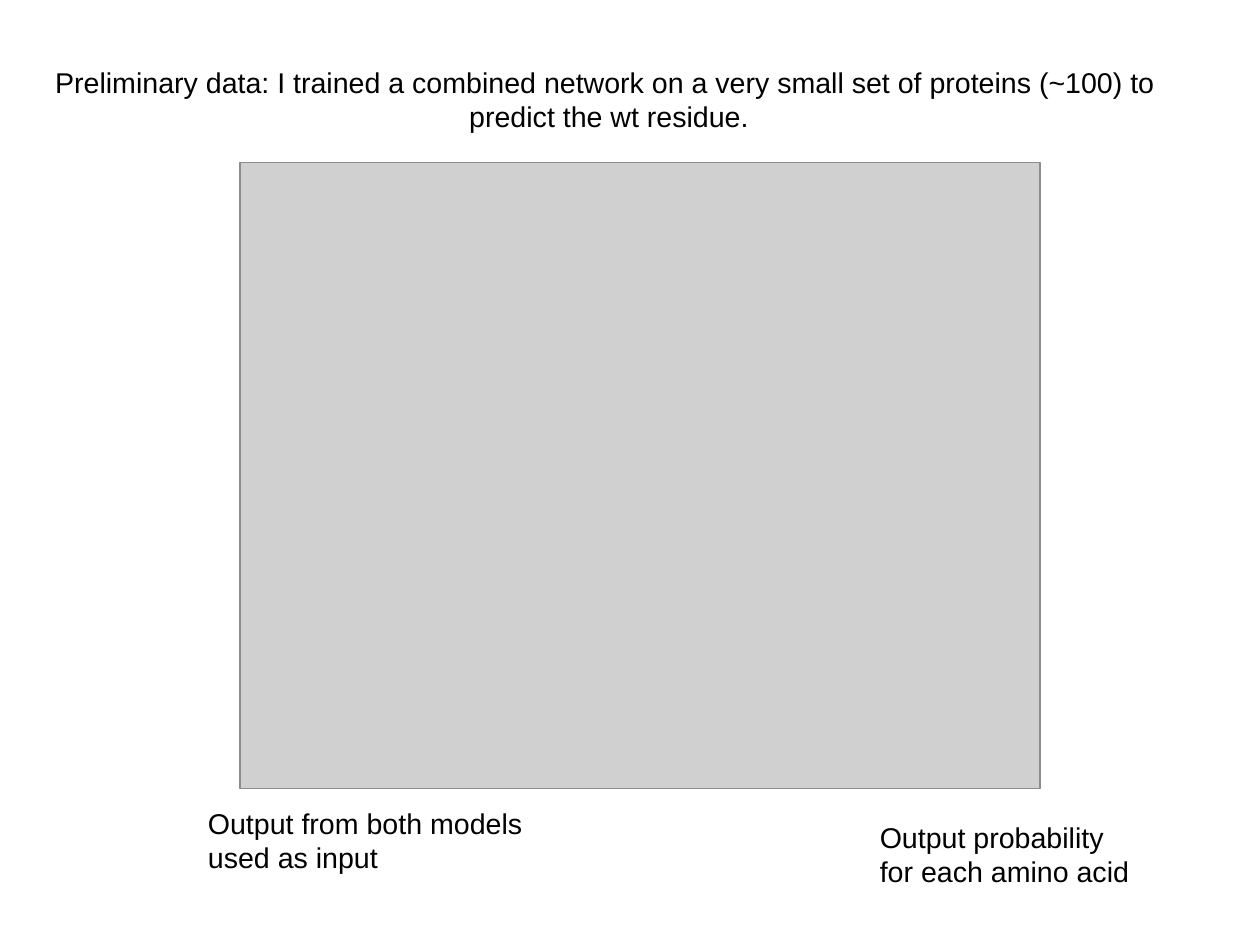
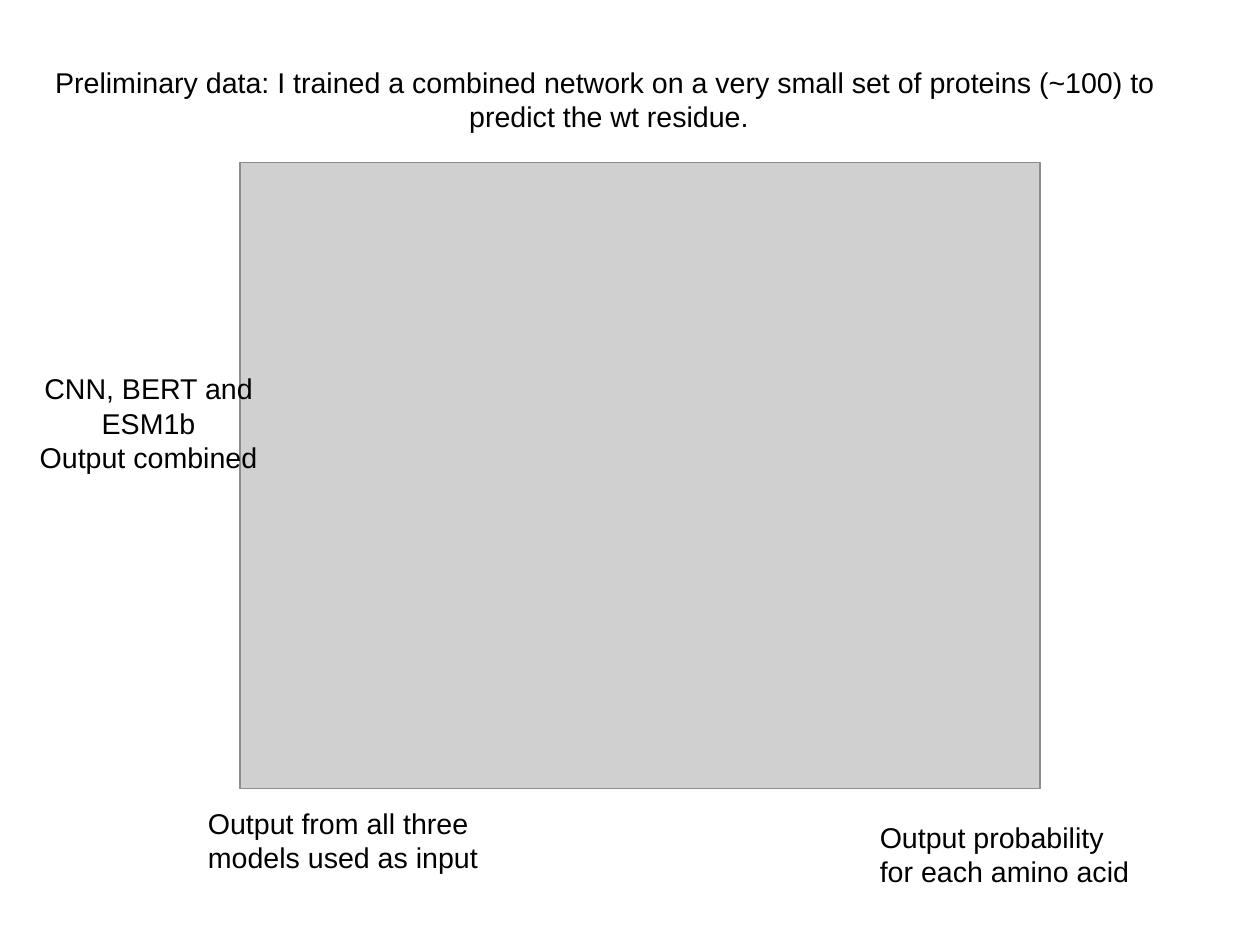
Before and after one commit to akulikova64/BERT_CNN_comparison, a slide deck: slide 11 of analysis/present_12_16_21.odp (slide 9 before the commit). Drawn at 1260x945 pixels with LibreOffice and Linux fonts; fonts in the diff are those of the drawing; grey boxes stand for pictures. Boxes give left, top, right and bottom in pixels: in the first picture for what was removed or moved away, otherwise in the second. Text is boxed around its words. In the diff, an @@ line names an element or a change of style, - is before the commit and + after.

```diff
--- a/analysis/present_12_16_21.odp
+++ b/analysis/present_12_16_21.odp
@@ text added at (40, 377, 257, 474), 18 pt, text #000000 @@
+CNN, BERT and ESM1b
+Output combined
@@ text at (208, 813, 478, 874): text changed @@
-Output from both models
-used as input
+Output from all three models used as input
```
Also in this commit, not shown: 9 other slides changed, 8 slides added, 3 slides removed, 4 other files.
